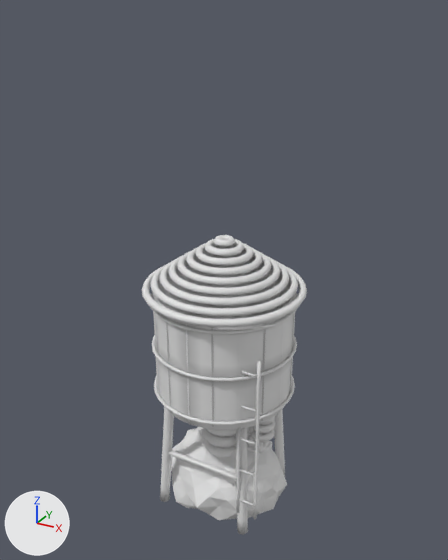
Renders of the glTF model godot/models/props/paper_props.glb from each side of a commit.
Camera for both pictures: a 50 mm lens placed at (4.95, -9.01, 9.26), pointed at (-0.08, 0.13, 4.69). The axes (+X, +Y, +Z) are drawn at lower left. The lights are the same throughout. The picture after the commit comes second. Where no turn or scale is listed for an object, it has been applied to the vertices.

Before the edit, the objects in view are built like this:
```python
me_legs = bpy.data.meshes.new('legs')
me_legs.from_pydata(...)  # 504 vertices, 984 faces; spans x -1.0..1.0, y -1.0..1.0, z -0.01..2.46
me_legs.materials.append(mat_wood_dark)
me_tank = bpy.data.meshes.new('tank')
me_tank.from_pydata(...)  # 352 vertices, 640 faces; spans x -1.3..1.3, y -1.3..1.3, z 2.4..4.6
me_tank.materials.append(mat_tank)
me_trunk = bpy.data.meshes.new('trunk')
me_trunk.from_pydata(...)  # 2460 vertices, 4920 faces; spans x -1.09..1.09, y -0.47..0.47, z 0.02..3.78
me_trunk.materials.append(mat_cactus)
ob_legs = bpy.data.objects.new('legs', me_legs)
ob_legs.location = (0.0, 0.0, 0.0)
ob_tank = bpy.data.objects.new('tank', me_tank)
ob_tank.location = (0.0, 0.0, 0.0)
ob_trunk = bpy.data.objects.new('trunk', me_trunk)
ob_trunk.location = (0.0, 0.0, 0.0)
# also in view: 'body.001' at (0.01, -0.04, 0.67); 'roof' at (0.0, 0.0, 5.06); 'iron' at (0.0, 0.0, 2.47); 'staves' at (0.0, 0.0, 3.5)
```
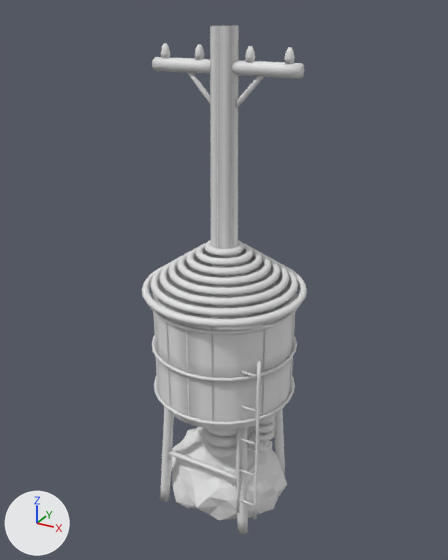
What changed in the scene script:
```text
Add mat_glass:
    mat_glass = bpy.data.materials.new('glass')
    # nodes: BsdfPrincipled, Mix, OutputMaterial, VertexColor
    # colours: white #e7e7e7, mixed with the vertex colours
Add me_pole_scores:
    me_pole_scores.from_pydata(...)  # 156 vertices, 144 faces; spans x -0.27..0.27, y -0.3..0.3, z 0.0..9.0
    me_pole_scores.materials.append(mat_wood_dark)
Add me_pole:
    me_pole.from_pydata(...)  # 156 vertices, 288 faces; spans x -0.3..0.3, y -0.3..0.3, z 0.0..9.0
    me_pole.materials.append(mat_wood)
Add me_insulators:
    me_insulators.from_pydata(...)  # 136 vertices, 256 faces; spans x -1.18..1.18, y -0.08..0.08, z 8.5..8.72
    me_insulators.materials.append(mat_glass)
Add me_arm_001:
    me_arm_001.from_pydata(...)  # 132 vertices, 252 faces; spans x -1.3..1.3, y -0.11..0.11, z 7.57..8.51
    me_arm_001.materials.append(mat_wood_dark)
Add ob_pole_scores:
    ob_pole_scores = bpy.data.objects.new('pole_scores', me_pole_scores)
    ob_pole_scores.location = (0.0, 0.0, 0.0)
Add ob_pole:
    ob_pole = bpy.data.objects.new('pole', me_pole)
    ob_pole.location = (0.0, 0.0, 0.0)
Add ob_insulators:
    ob_insulators = bpy.data.objects.new('insulators', me_insulators)
    ob_insulators.location = (0.0, 0.0, 0.0)
Add ob_arm_001:
    ob_arm_001 = bpy.data.objects.new('arm.001', me_arm_001)
    ob_arm_001.location = (0.0, 0.0, 0.0)
```

What differs and where, as boxes (x1, y1, x2, y2) in the pictures (448 x 560 px):
'pole', added
    after: (210, 26, 239, 319)
'arm.001', added
    after: (152, 57, 304, 108)
'insulators', added
    after: (161, 44, 295, 64)
'pole_scores', added
    after: (217, 26, 239, 319)
